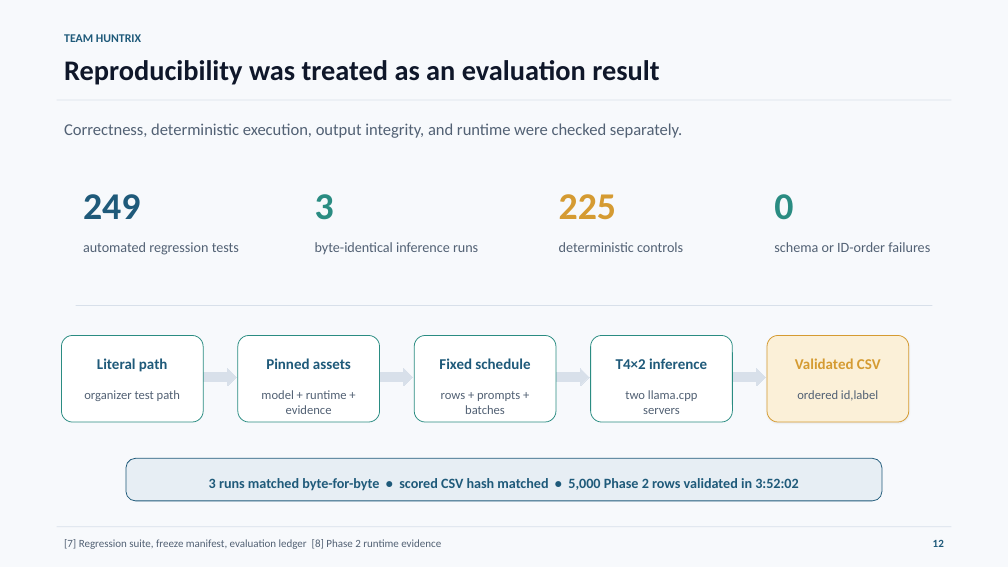
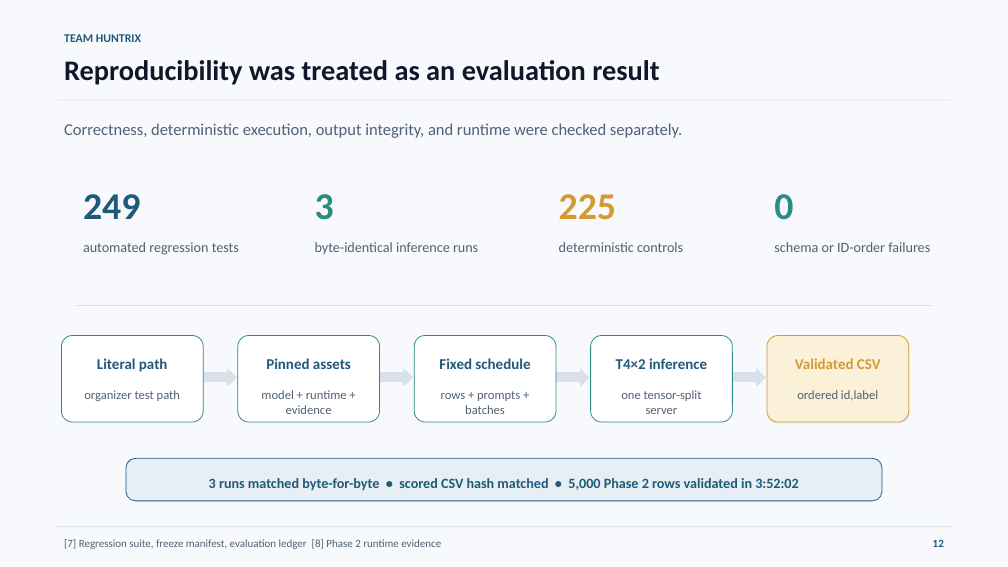
Before and after one commit to Seyamalam/bengali-hallucination-v91-submission, a slide deck: slide 12 of presentation/Huntrix_Final_Presentation.pptx. Drawn at 1008x567 pixels with LibreOffice and Linux fonts; fonts in the diff are those of the drawing. Boxes give left, top, right and bottom in pixels: in the first picture for what was removed or moved away, otherwise in the second. Text is boxed around its words. In the diff, an @@ line names an element or a change of style, - is before the commit and + after.

```diff
--- a/presentation/Huntrix_Final_Presentation.pptx
+++ b/presentation/Huntrix_Final_Presentation.pptx
@@ text at (621, 390, 702, 414): text changed @@
-two llama.cpp servers
+one tensor-split server
```
Also in this commit, not shown: 2 other files.
